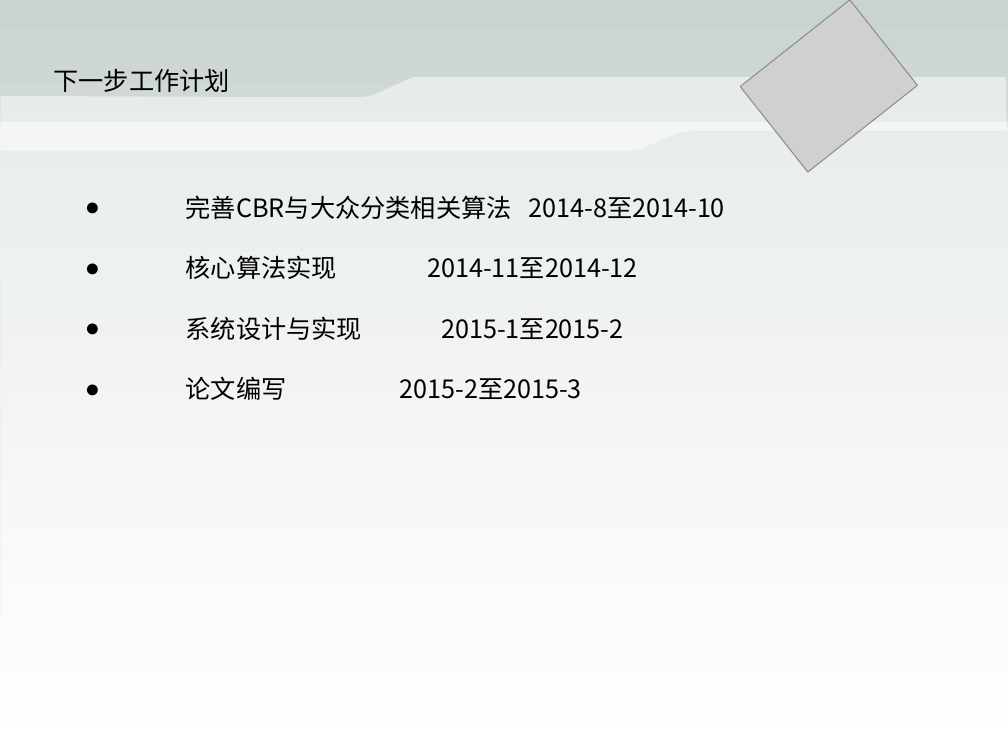
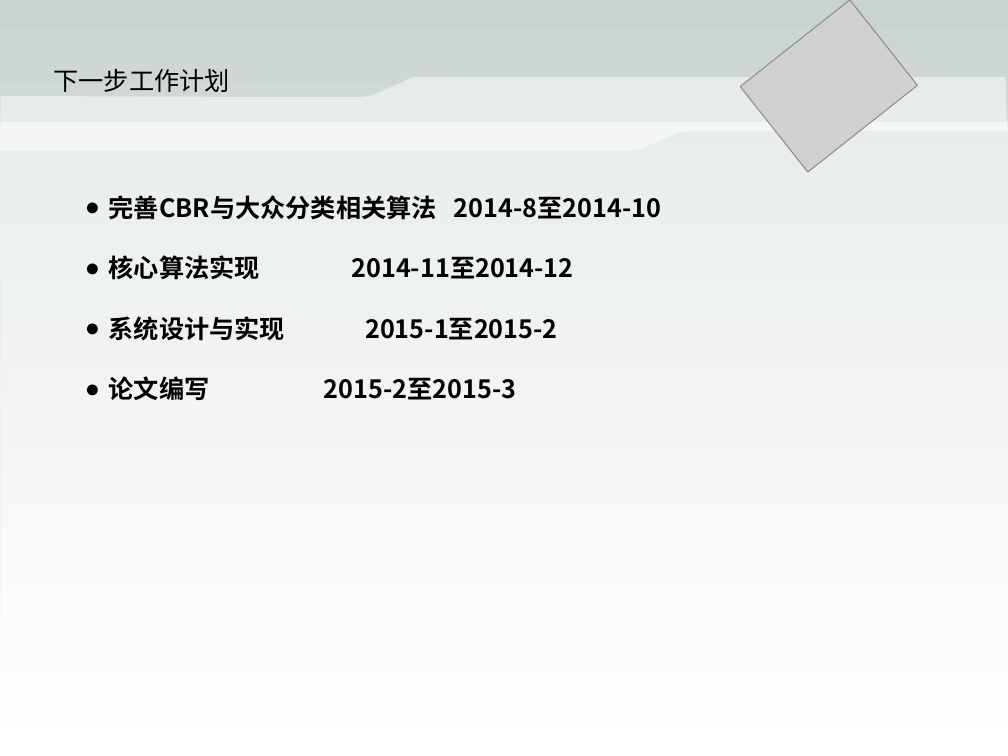
Before and after one commit to doomruin/Gradus, a slide deck: slide 13 of graduation fieldwork/中期答辩.ppt. Drawn at 1008x756 pixels with LibreOffice and Linux fonts; fonts in the diff are those of the drawing; grey boxes stand for pictures. Boxes give left, top, right and bottom in pixels: in the first picture for what was removed or moved away, otherwise in the second. Text is boxed around its words. In the diff, an @@ line names an element or a change of style, - is before the commit and + after.

```diff
--- a/graduation fieldwork/中期答辩.ppt
+++ b/graduation fieldwork/中期答辩.ppt
@@ text "完善CBR与大众分类相关算法 2014-8至2014-10" at <box>109,195,661,400</box>: bold on; indent changed @@
```
Also in this commit, not shown: 12 other slides changed, 1 slide added, 1 slide removed, 2 other files.
